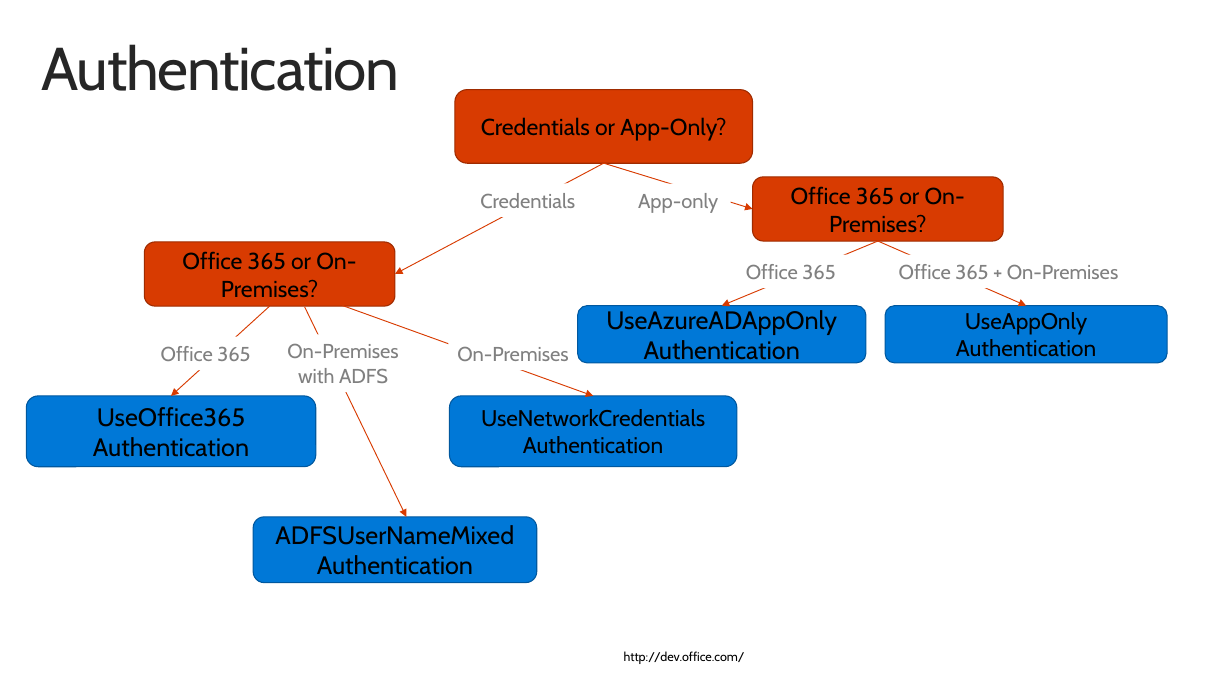
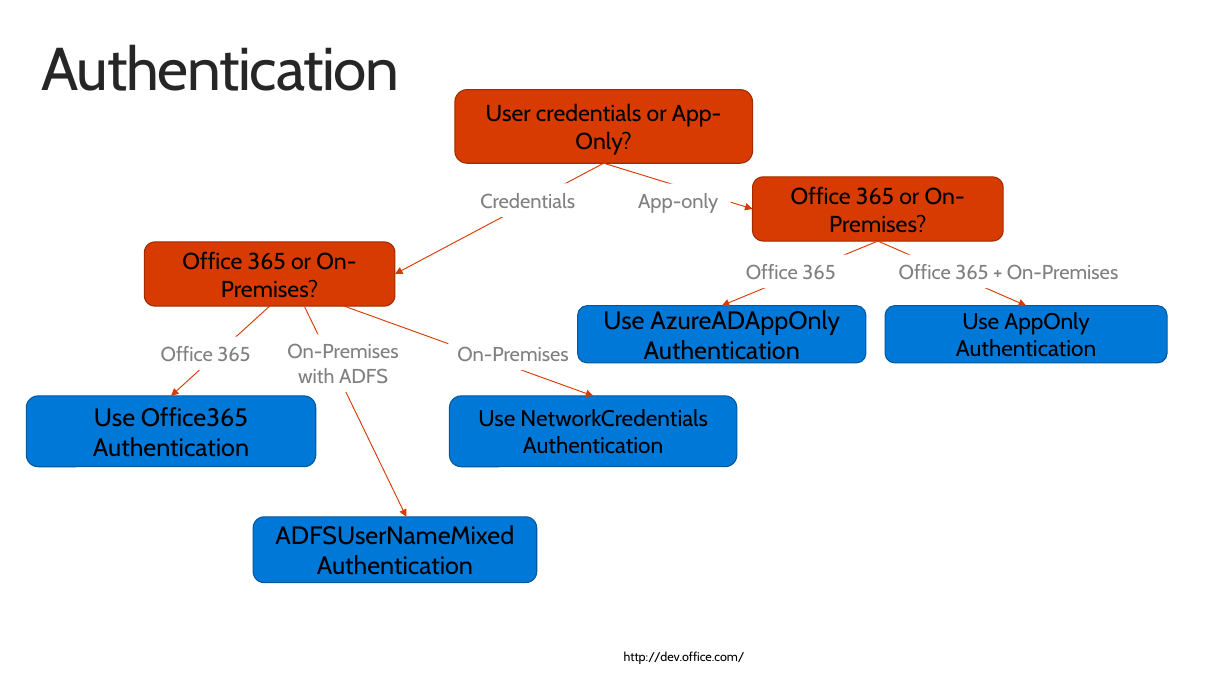
Before and after one commit to andersdissing/spbg-codecamp-pnp-2016, a slide deck: slide 15 of 2 - Basic operations and Authentication Manager.pptx. Drawn at 1232x693 pixels with LibreOffice and Linux fonts; fonts in the diff are those of the drawing; background and template pictures are left out. Boxes give left, top, right and bottom in pixels: in the first picture for what was removed or moved away, otherwise in the second. Text is boxed around its words. In the diff, an @@ line names an element or a change of style, - is before the commit and + after.

```diff
--- a/2 - Basic operations and Authentication Manager.pptx
+++ b/2 - Basic operations and Authentication Manager.pptx
@@ text in rounded rectangle at [486, 103, 722, 155]: text changed @@
-Credentials or App-Only?
+User credentials or App-Only?
@@ text in rounded rectangle at [603, 310, 840, 365]: spaces changed @@
-UseAzureADAppOnly Authentication
+Use AzureADAppOnly Authentication
@@ text in rounded rectangle at [956, 312, 1096, 357]: spaces changed @@
-UseAppOnly Authentication
+Use AppOnly Authentication
@@ text in rounded rectangle at [93, 407, 249, 457]: spaces changed @@
-UseOffice365 Authentication
+Use Office365 Authentication
@@ text in rounded rectangle at [478, 409, 708, 454]: spaces changed @@
-UseNetworkCredentials Authentication
+Use NetworkCredentials Authentication
```
Also in this commit, not shown: 2 other slides changed, 1 other file.
